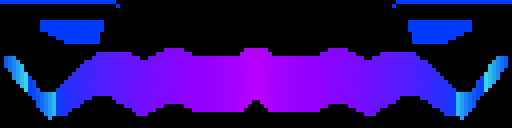
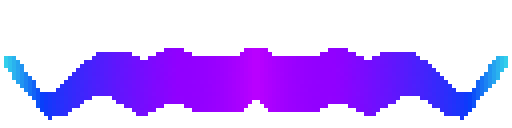
Layers edited between the first and the second w=512, h=128 image:
hid group "Eyes" (10 layers) over [0, 0, 512, 52]
painted on "9" over [4, 48, 508, 120]
hid "Background" over [0, 0, 512, 128]
